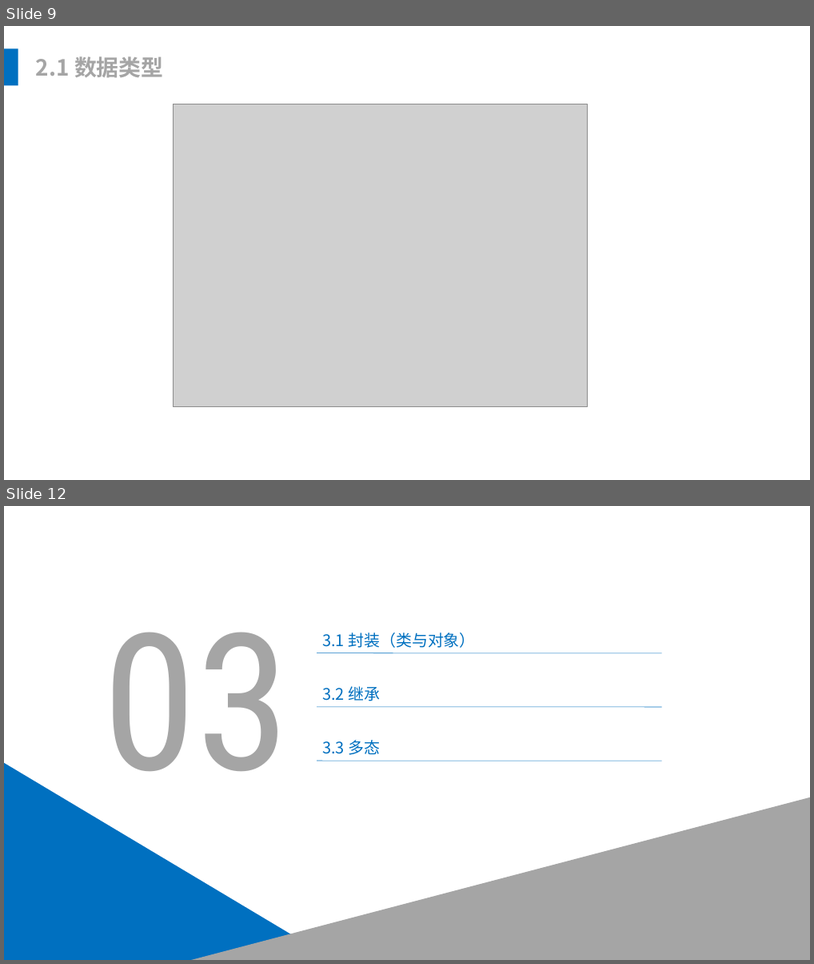
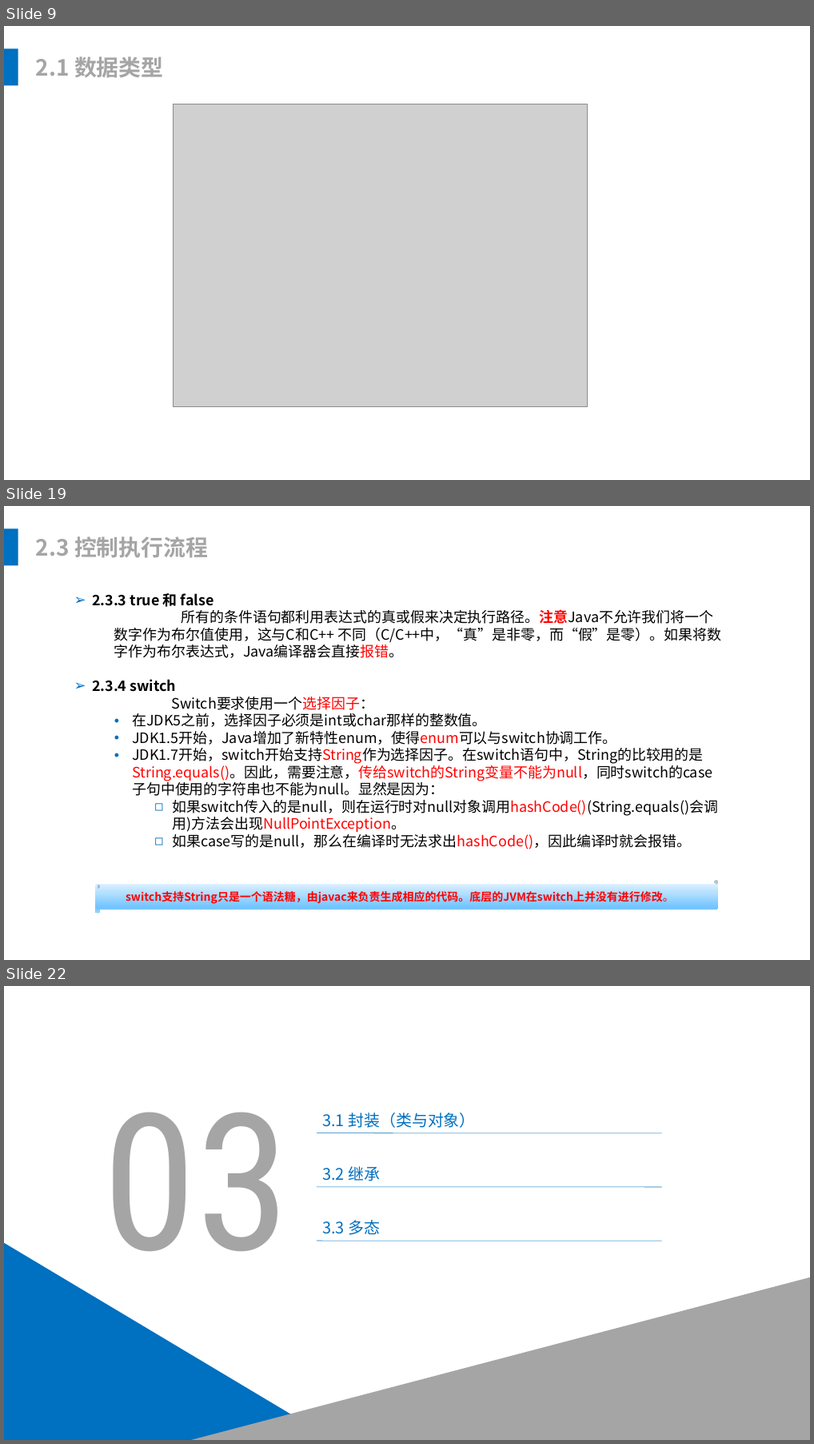
Before and after one commit to leonliu06/JavaTrainning, a slide deck: Java培训.pptx. Shown one above the other, each under a label of ours: slides 9 and 12 before the commit, slides 9, 19 and 22 after it; the slides between them are not shown. The pictures are 814x964 and 814x1444 pixels, drawn with LibreOffice and Linux fonts; fonts in the diff are those of the drawing; grey boxes stand for pictures. Boxes give left, top, right and bottom in pixels: in the first picture for what was removed or moved away, otherwise in the second. Text is boxed around its words. In the diff, an @@ line names an element or a change of style, - is before the commit and + after.

```diff
--- a/Java培训.pptx
+++ b/Java培训.pptx
@@ slide 19 added at bbox=[4, 506, 810, 960], background #FFFFFF @@
@@ rectangle added at bbox=[4, 529, 18, 566], fill #0070C0 @@
@@ text added at bbox=[36, 536, 208, 558], 28 pt, text #A5A5A5, bold @@
+2.3 控制执行流程
@@ text added at bbox=[92, 593, 722, 849], 18 pt, text #000000 @@
+➢ 2.3.3 true 和 false
+  所有的条件语句都利用表达式的真或假来决定执行路径。注意Java不允许我们将一个数字作为布尔值使用，这与C和C++ 不同（C/C++中，“真”是非零，而“假”是零）。如果将数字作为布尔表达式，Java编译器会直接报错。
+➢ 2.3.4 switch
+  Switch要求使用一个选择因子：
+  • 在JDK5之前，选择因子必须是int或char那样的整数值。
+  • JDK1.5开始，Java增加了新特性enum，使得enum可以与switch协调工作。
+  • JDK1.7开始，switch开始支持String作为选择因子。在switch语句中，String的比较用的是String.equals()。因此，需要注意，传给switch的String变量不能为null，同时switch的case子句中使用的字符串也不能为null。显然是因为：
+    ◻ 如果switch传入的是null，则在运行时对null对象调用hashCode()(String.equals()会调用)方法会出现NullPointException。
+    ◻ 如果case写的是null，那么在编译时无法求出hashCode()，因此编译时就会报错。
@@ horizontal scroll added at bbox=[96, 880, 719, 912], fill gradient #EFF8FF to #B0DEFF to #70C3FF to #A0D7FF, 14 pt, text #FF0000, bold @@
+switch支持String只是一个语法糖，由javac来负责生成相应的代码。底层的JVM在switch上并没有进行修改。
@@ what was slide 12 is now slide 22 @@
```
Also in this commit, not shown: 2 slides changed, 9 other slides added, 1 other file.
